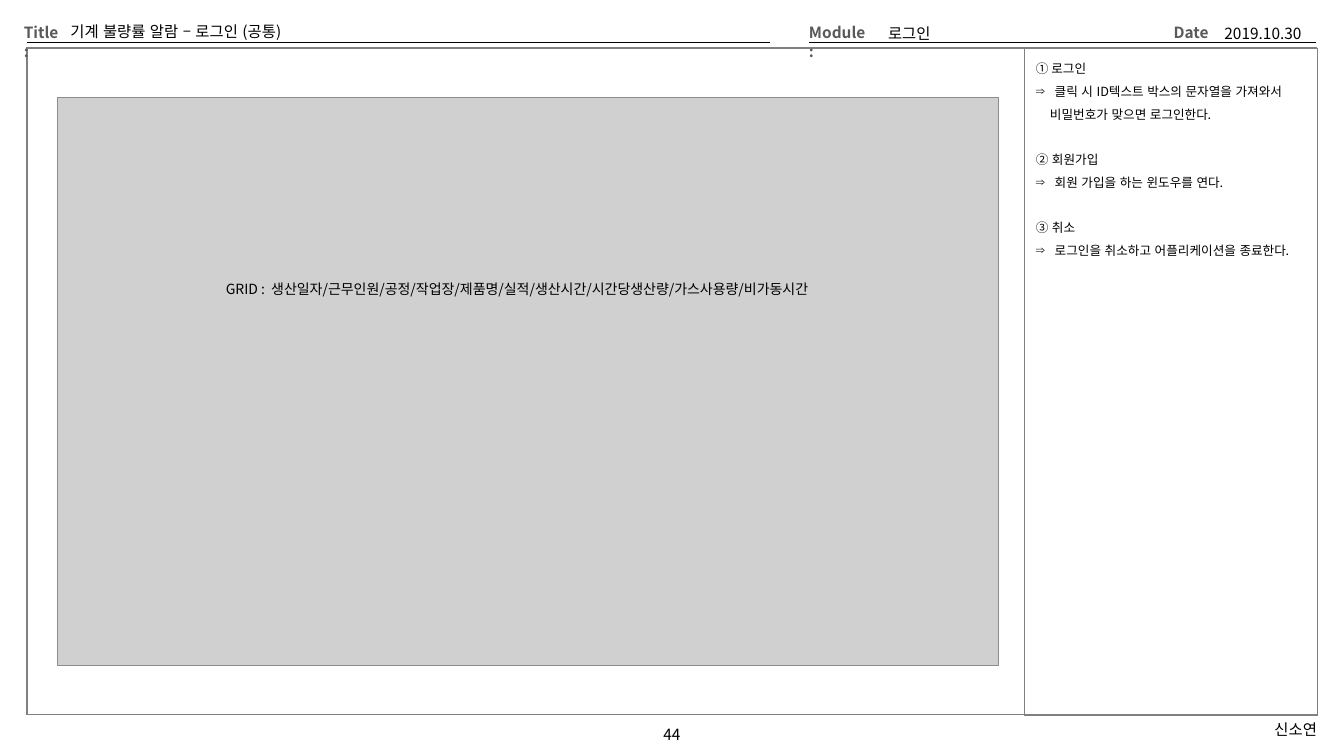
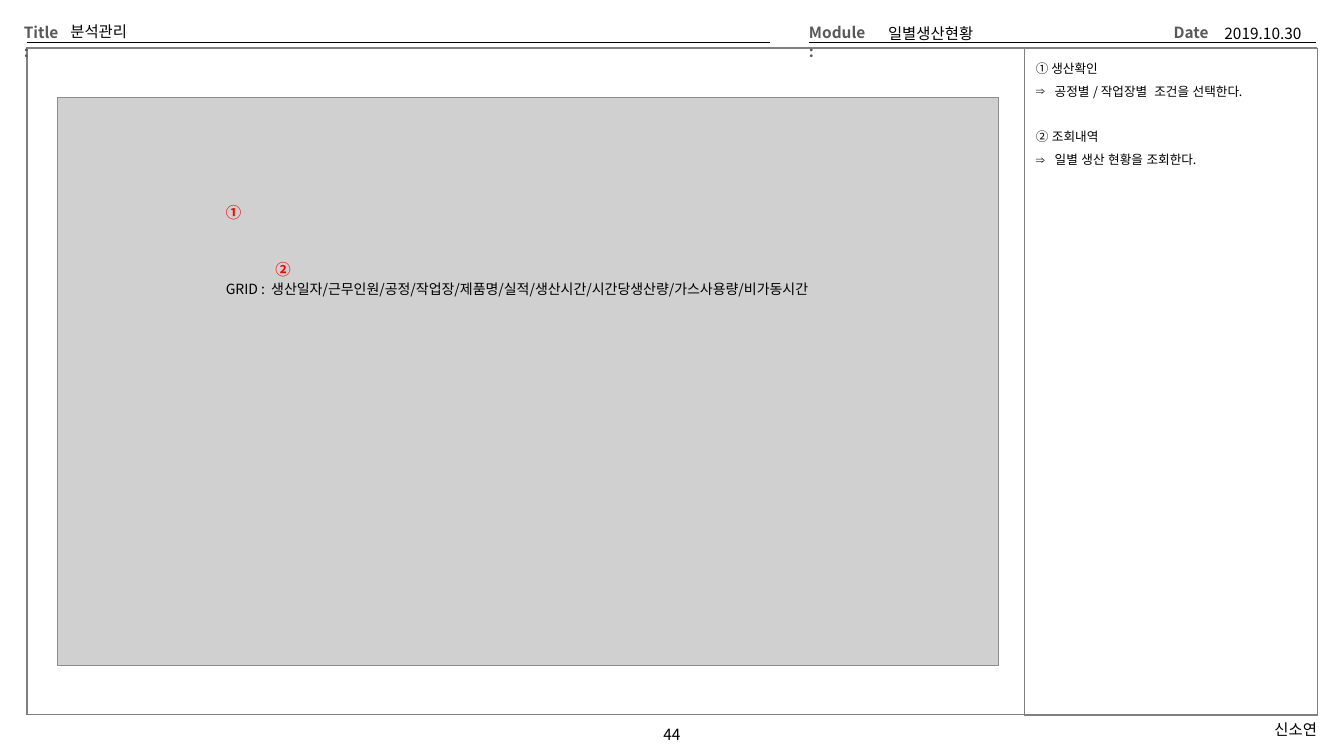
Before and after one commit to Cliedy-s/Team4, a slide deck: slide 44 of source/TEMP/Team4화면설계 - 김상영.pptx. Drawn at 1344x756 pixels with LibreOffice and Linux fonts; fonts in the diff are those of the drawing; grey boxes stand for pictures. Boxes give left, top, right and bottom in pixels: in the first picture for what was removed or moved away, otherwise in the second. Text is boxed around its words. In the diff, an @@ line names an element or a change of style, - is before the commit and + after.

```diff
--- a/source/TEMP/Team4화면설계 - 김상영.pptx
+++ b/source/TEMP/Team4화면설계 - 김상영.pptx
@@ title at (x1=70, y1=24, x2=127, y2=39): text changed @@
-기계 불량률 알람 – 로그인 (공통)
+분석관리
@@ text at (x1=888, y1=26, x2=973, y2=43): text changed @@
-로그인
+일별생산현황
@@ text at (x1=1036, y1=62, x2=1243, y2=165): text changed @@
-① 로그인
-⇒ 클릭 시 ID텍스트 박스의 문자열을 가져와서
-비밀번호가 맞으면 로그인한다.
-② 회원가입
-⇒ 회원 가입을 하는 윈도우를 연다.
-③ 취소
-⇒ 로그인을 취소하고 어플리케이션을 종료한다.
+① 생산확인
+⇒ 공정별 / 작업장별 조건을 선택한다.
+② 조회내역
+⇒ 일별 생산 현황을 조회한다.
@@ text added at (x1=226, y1=205, x2=241, y2=220), 11 pt, text #FF0000, bold @@
+①
@@ text added at (x1=275, y1=262, x2=290, y2=277), 11 pt, text #FF0000, bold @@
+②
```
Also in this commit, not shown: 13 other slides changed, 1 other file.
